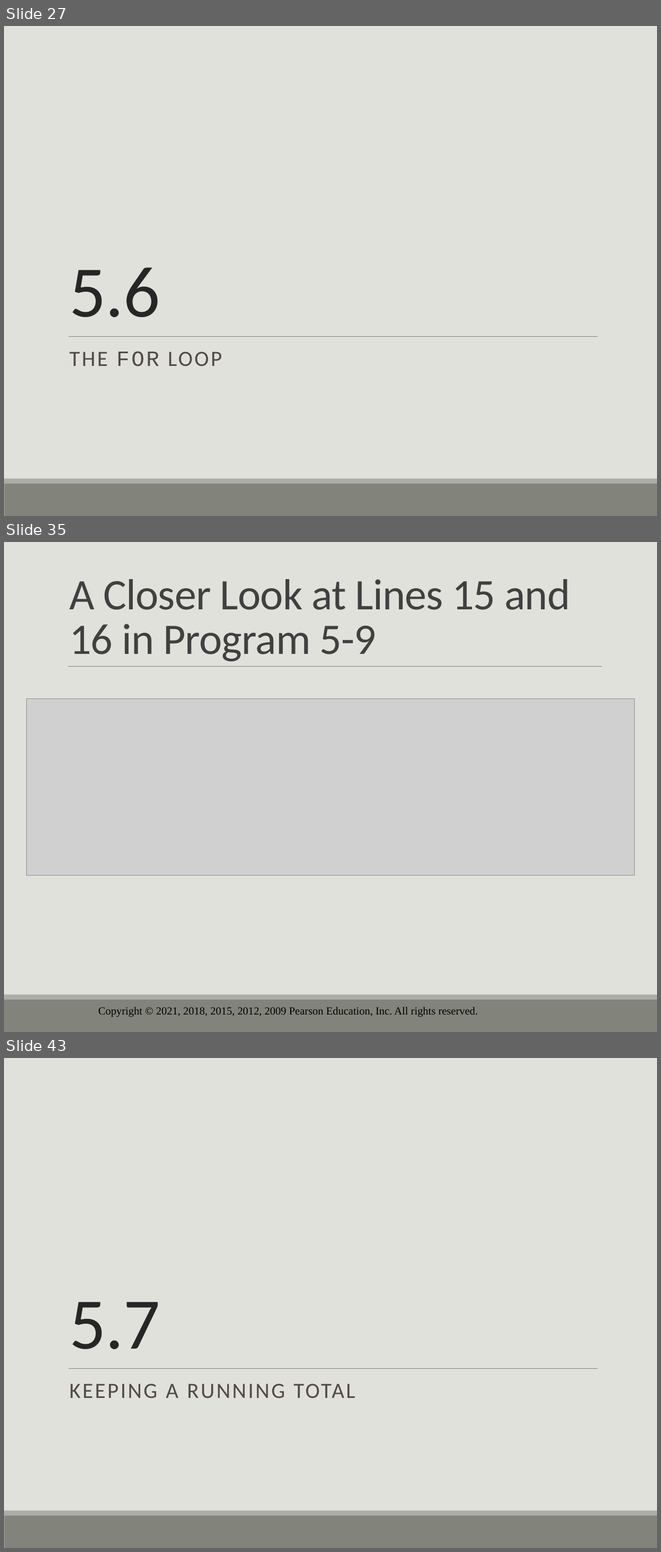
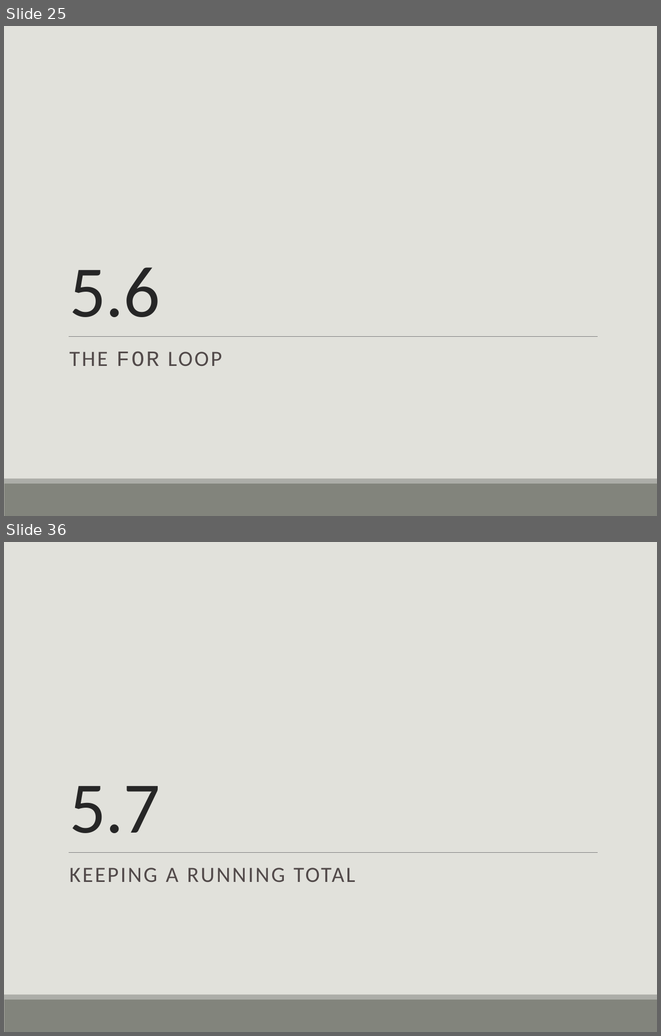
Before and after one commit to drolsonmi/eng1400, a slide deck: 1400_05_Loops and Files.pptx. Shown one above the other, each under a label of ours: slides 27, 35 and 43 before the commit, slides 25 and 36 after it; the slides between them are not shown. The pictures are 661x1552 and 661x1036 pixels, drawn with LibreOffice and Linux fonts; fonts in the diff are those of the drawing; grey boxes stand for pictures; background and template pictures are left out. Boxes give left, top, right and bottom in pixels: in the first picture for what was removed or moved away, otherwise in the second. Text is boxed around its words. In the diff, an @@ line names an element or a change of style, - is before the commit and + after.

```diff
--- a/1400_05_Loops and Files.pptx
+++ b/1400_05_Loops and Files.pptx
@@ slide 35 removed at [4,542,657,1032], background #E1E1DB; not listed: 2 template elements that a slide beside it also shows @@
@@ title removed at [69,579,571,661] @@
-A Closer Look at Lines 15 and 16 in Program 5-9
@@ line removed from (68, 666) to (601, 666) @@
@@ picture removed at [26,699,634,876] @@
@@ text removed at [98,1007,478,1017] @@
-Copyright © 2021, 2018, 2015, 2012, 2009 Pearson Education, Inc. All rights reserved.
@@ what was slide 27 is now slide 25 @@
@@ what was slide 43 is now slide 36 @@
```
Also in this commit, not shown: 16 slides changed, 8 other slides removed, 3 other files.
